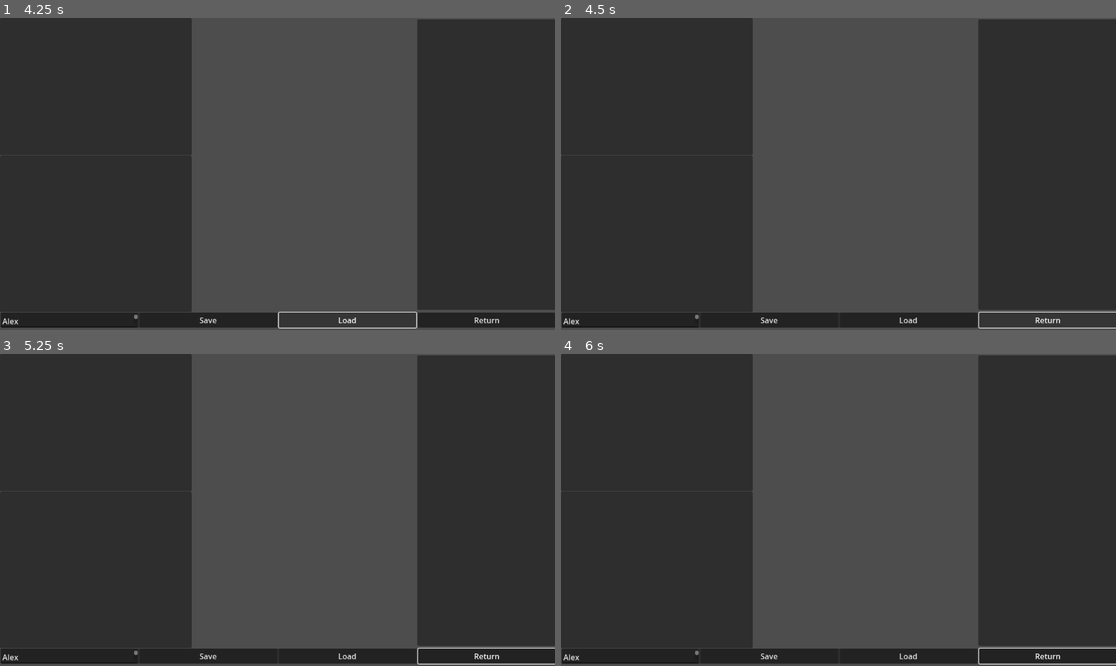
Above: before the commit, frames 1-4 (two rows, left to right).
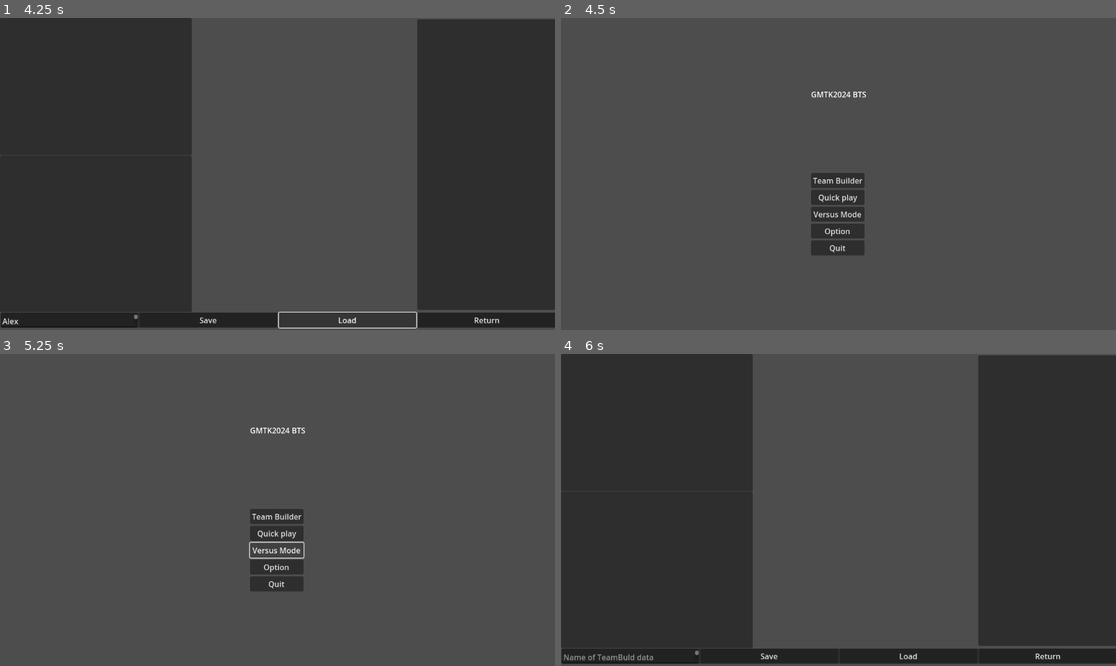
Above: after the commit, the same moments.

Repository: sassani134/GMTK2024_BTS
Game: Godot game, scene res://Scenes/start_scene.tscn
Two runs of this game, one before a commit and one after it. Both use one fixed random seed, a clock stepped at 60 frames per second and the inputs below.
Inputs (mouse positions are in pixels of both pictures, inside the frame that each line leads up to):
- Up to frame 1 (4.25 s): click "Quick play" at 0.5 s; click "Quick play" at 1.25 s; click "Team Builder" at 2 s; click (66, 320) at 2.77 s; type "Alex" at 2.85 s; click "Load" at 3.5 s
- Up to frame 2 (4.5 s): click "Return" at 4.25 s
- Up to frame 3 (5.25 s): click (277, 550) at 5 s, where only the run after the commit has a clickable "Versus Mode"
- Up to frame 4 (6 s): click (838, 516) at 5.75 s, where only the run after the commit has a clickable "Team Builder"

Frame 1 is identical in both runs. In frame 2, 62% of the frame differs, in the area x 0-100%, y 0-100%; in frame 3, 62%; in frame 4, 0.4%.
Error in both runs: Attempt to call function 'list_dir_begin' in base 'null instance' on a null instance. (res://Scripts/item_list_character.gd:7)

Commit message:
Activate the return buttons with signals

Diff:
--- a/Scenes/panel_container_save_bottom.tscn
+++ b/Scenes/panel_container_save_bottom.tscn
@@ -33,3 +33,6 @@
 layout_mode = 2
 size_flags_horizontal = 3
 text = "Return"
+
+[connection signal="pressed" from="HBoxContainer/ButtonLoad" to="." method="_on_button_load_pressed"]
+[connection signal="pressed" from="HBoxContainer/ButtonReturn" to="." method="_on_button_return_pressed"]
--- a/Scripts/panel_container_save_bottom.gd
+++ b/Scripts/panel_container_save_bottom.gd
@@ -13,3 +13,10 @@
 
 func _on_button_save_pressed() -> void:
 	pass # Replace with function body.
+
+func _on_button_return_pressed() -> void:
+	SceneSwitcher.switch_scene("res://Scenes/start_scene.tscn")
+
+
+func _on_button_load_pressed() -> void:
+	pass # Replace with function body.
